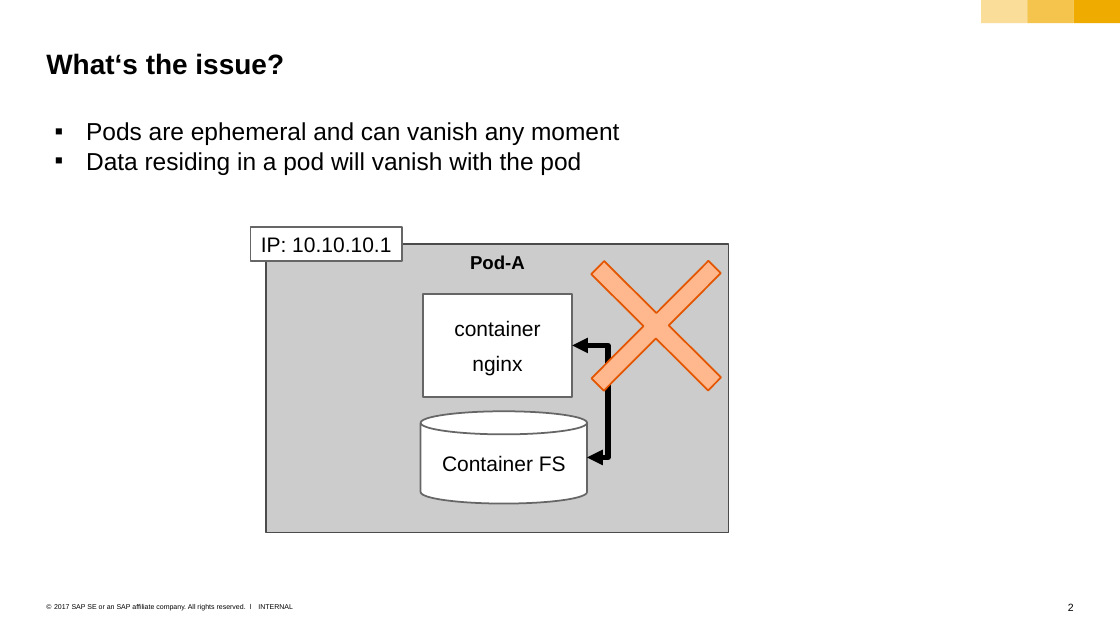
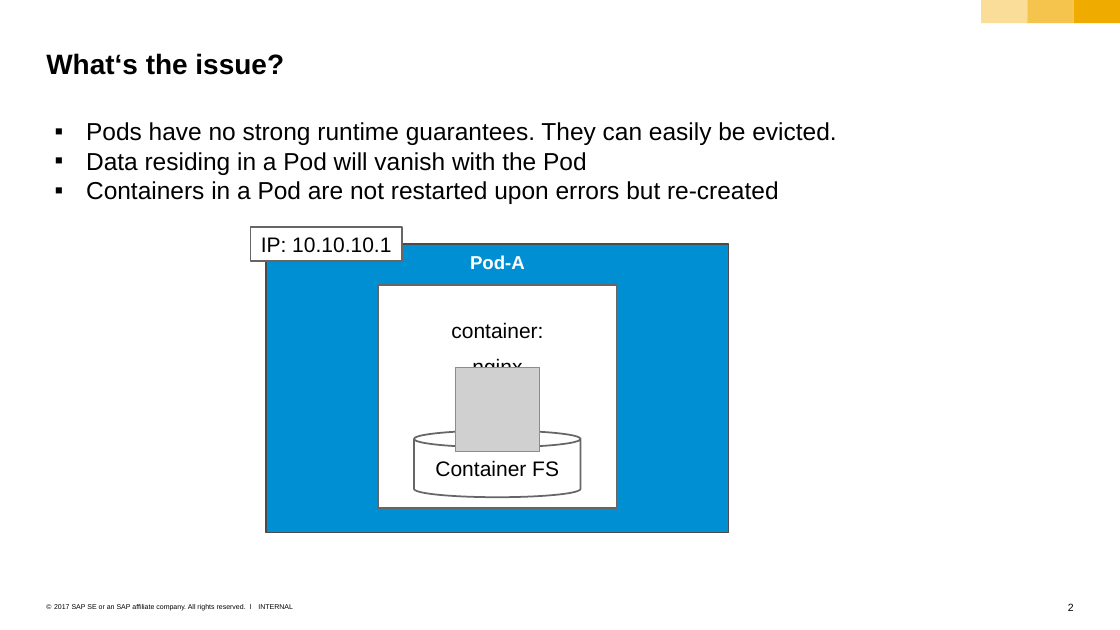
Before and after one commit to sriramrokkam/k8s-training, a slide deck: slide 2 of kubernetes/05_persistence.pptx. Drawn at 1120x630 pixels with LibreOffice and Linux fonts; fonts in the diff are those of the drawing; grey boxes stand for pictures. Boxes give left, top, right and bottom in pixels: in the first picture for what was removed or moved away, otherwise in the second. Text is boxed around its words. In the diff, an @@ line names an element or a change of style, - is before the commit and + after.

```diff
--- a/kubernetes/05_persistence.pptx
+++ b/kubernetes/05_persistence.pptx
@@ text at (x1=86, y1=122, x2=836, y2=204): text changed @@
-▪ Pods are ephemeral and can vanish any moment
-▪ Data residing in a pod will vanish with the pod
+▪ Pods have no strong runtime guarantees. They can easily be evicted.
+▪ Data residing in a Pod will vanish with the Pod
+▪ Containers in a Pod are not restarted upon errors but re-created
@@ plus removed at (x1=539, y1=209, x2=772, y2=442) @@
@@ rectangle "Pod-A" at (x1=266, y1=243, x2=728, y2=532): text colour #000000 to #FFFFFF; fill #CCCCCC to #008FD3 @@
@@ rectangle "container:" resized from (x1=422, y1=294, x2=572, y2=396) to (x1=379, y1=285, x2=617, y2=508) @@
@@ text in rectangle at (x1=451, y1=322, x2=543, y2=339): text changed @@
-container
+container:
@@ elbow double arrow removed from (572, 345) to (587, 458) @@
@@ picture added at (x1=455, y1=368, x2=539, y2=452) @@
@@ cylinder "Container FS" resized from (x1=421, y1=411, x2=587, y2=504) to (x1=414, y1=431, x2=580, y2=497) @@
```
Also in this commit, not shown: 6 other slides changed, 3 slides added, 3 slides removed, 8 other files.
